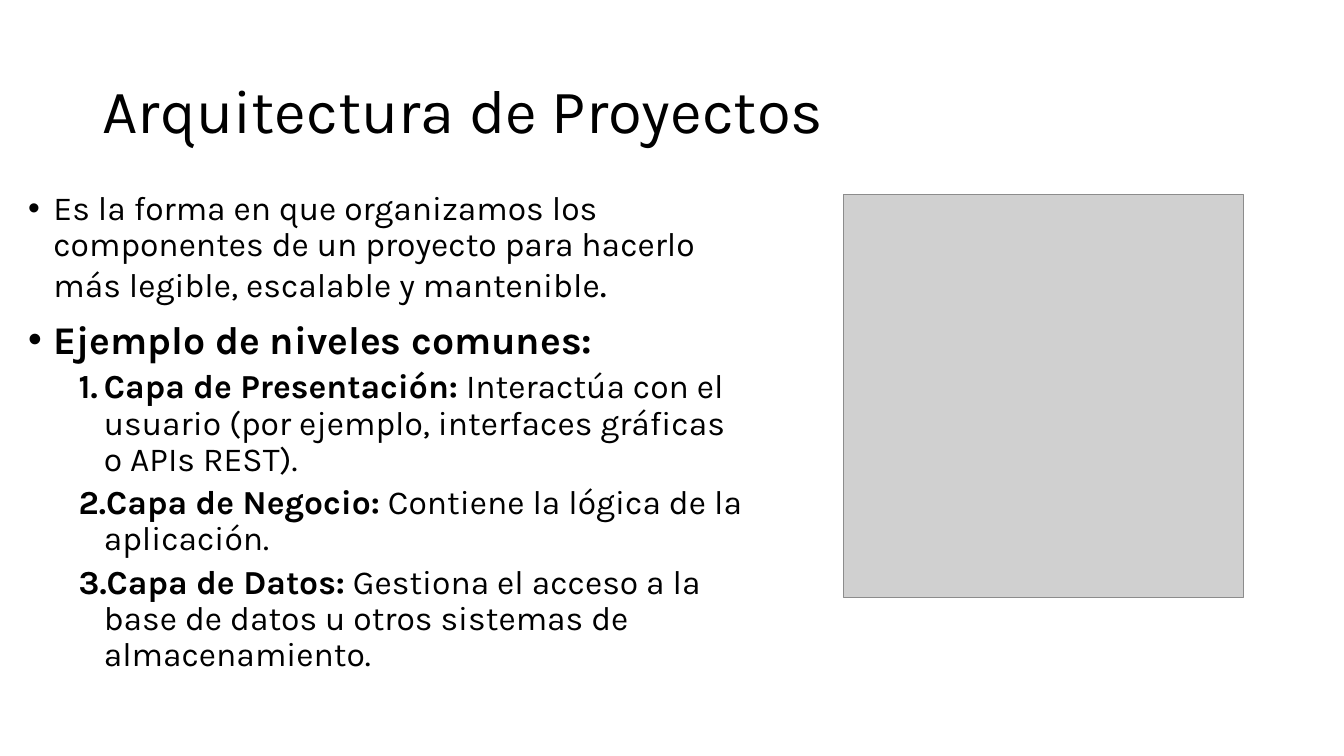
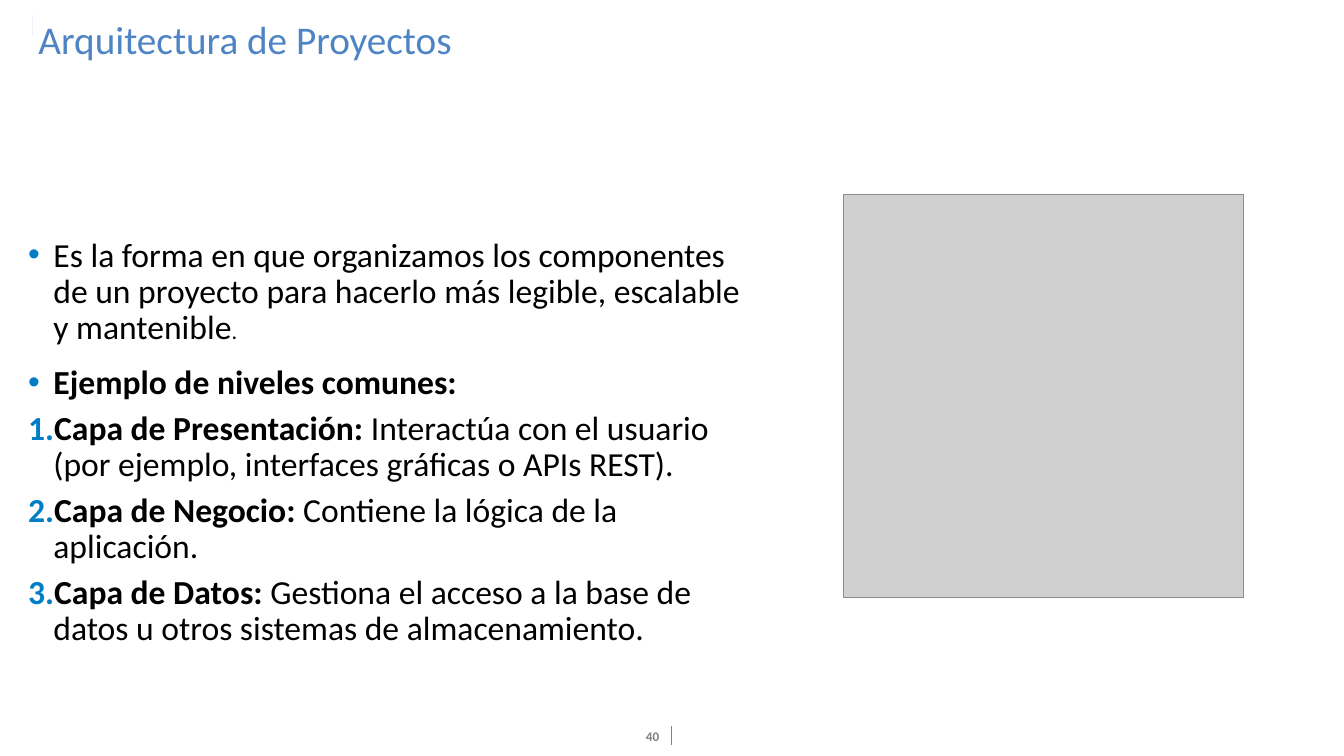
Before and after one commit to PelaezFrancisco/Presentacion_Java, a slide deck: slide 40 of Digital_Essentials-Java.pptx (slide 31 before the commit). Drawn at 1344x756 pixels with LibreOffice and Linux fonts; fonts in the diff are those of the drawing; grey boxes stand for pictures; background and template pictures are left out. Boxes give left, top, right and bottom in pixels: in the first picture for what was removed or moved away, otherwise in the second. Text is boxed around its words. In the diff, an @@ line names an element or a change of style, - is before the commit and + after.

```diff
--- a/Digital_Essentials-Java.pptx
+++ b/Digital_Essentials-Java.pptx
@@ rectangle added at <box>1,9,32,68</box>, fill #FFFFFF @@
@@ rectangle added at <box>10,15,32,36</box>, fill #4E84C4 @@
@@ title "Arquitectura de Proyectos": place and size @@
-title "Arquitectura de Proyectos" at <box>102,90,823,148</box>
+title "Arquitectura de Proyectos" at <box>38,27,452,61</box>
@@ title "Arquitectura de Proyectos" at <box>38,27,452,61</box>: size 44 to 28 pt, font Karla to Calibri, text colour #000000 to #4E84C4; vertical alignment middle to top @@
@@ text "Es la forma en que ...": place and size @@
-text "Es la forma en que ..." at <box>53,197,742,667</box>
+text "Es la forma en que ..." at <box>28,243,740,641</box>
@@ text "Es la forma en que ..." at <box>28,243,740,641</box>: size 28 to 16 pt in "mantenible."; font Karla to Calibri; size 28 to 24 pt in "Ejemplo de niveles comunes:"; more space between paragraphs; indent changed @@
@@ page number added at <box>646,732,659,741</box>, 9.3 pt, text #808080, bold @@
+40
@@ line added from (671, 727) to (671, 745), #808285 0.5 pt @@
```
Also in this commit, not shown: 34 other slides changed, 9 slides added.
